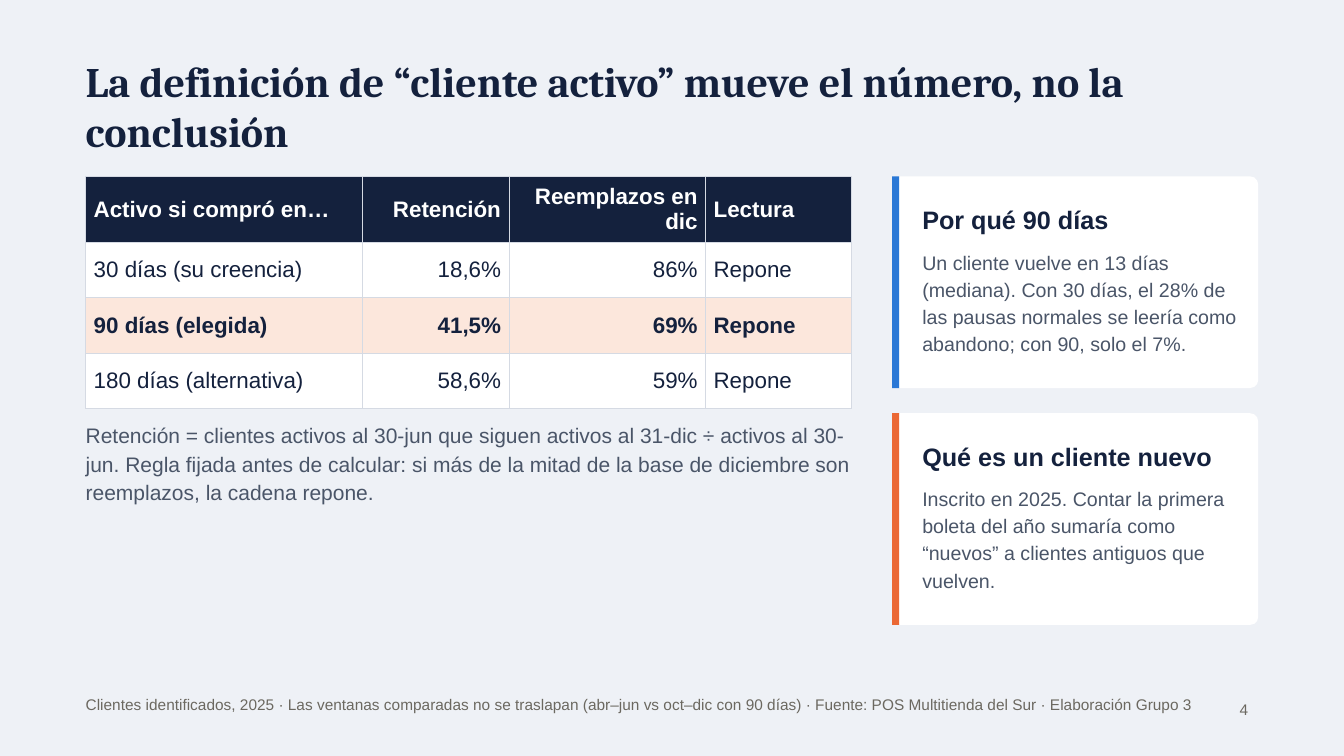
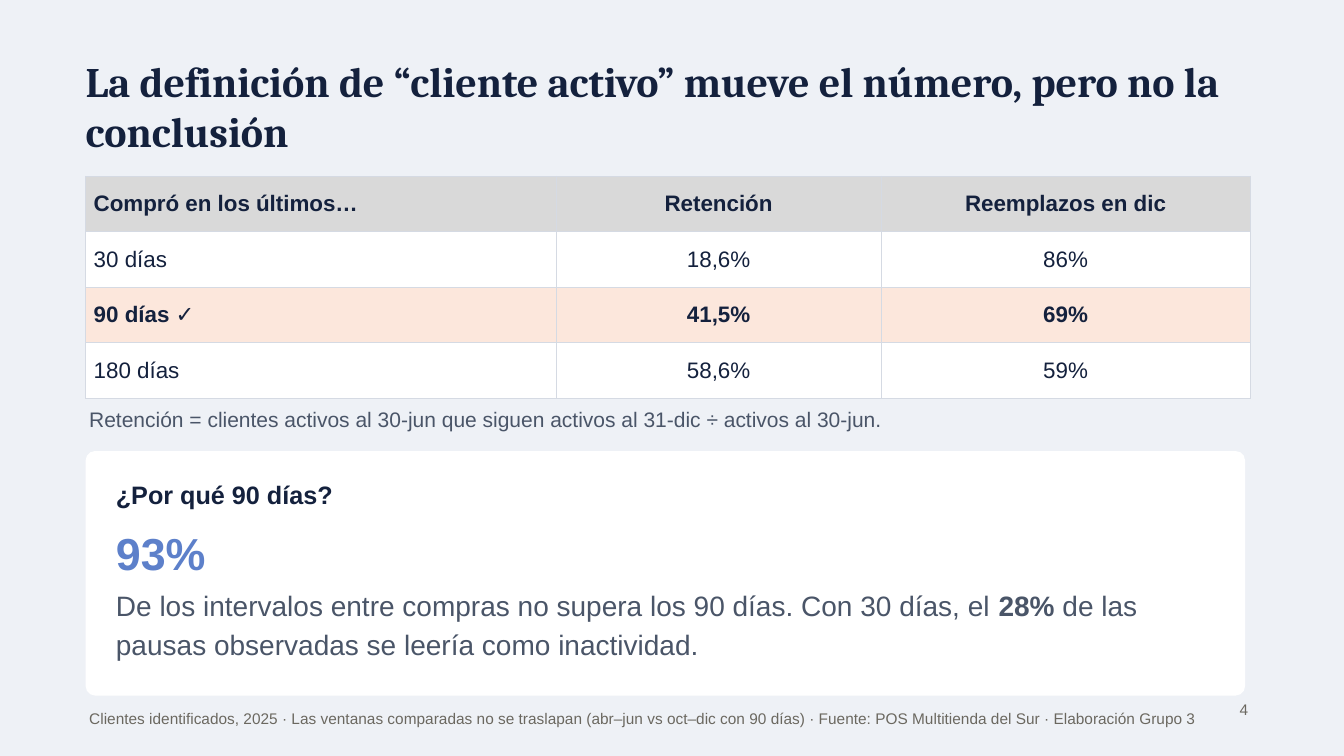
Before and after one commit to FrancoMedalla/TIN-G3-Retail, a slide deck: slide 4 of Presentacion_P1_Grupo3_Multitienda.pptx. Drawn at 1344x756 pixels with LibreOffice and Linux fonts; fonts in the diff are those of the drawing. Boxes give left, top, right and bottom in pixels: in the first picture for what was removed or moved away, otherwise in the second. Text is boxed around its words. In the diff, an @@ line names an element or a change of style, - is before the commit and + after.

```diff
--- a/Presentacion_P1_Grupo3_Multitienda.pptx
+++ b/Presentacion_P1_Grupo3_Multitienda.pptx
@@ title at [86, 67, 1219, 148]: text changed @@
-La definición de “cliente activo” mueve el número, no la conclusión
+La definición de “cliente activo” mueve el número, pero no la conclusión
@@ table at [86, 176, 1250, 398] @@
-column 1: Activo si compró en… | 30 días (su creencia) | 90 días (elegida) | 180 días (alternativa)
+column 1: Compró en los últimos… | 30 días | 90 días ✓ | 180 días
-column 4: Lectura | Repone | Repone | Repone
@@ table: place and size @@
-table at [86, 176, 852, 397]
+table at [86, 176, 1250, 398]
@@ rounded rectangle removed at [892, 176, 1258, 388] @@
@@ rectangle removed at [892, 176, 899, 388] @@
@@ text removed at [922, 255, 1236, 354] @@
-Un cliente vuelve en 13 días (mediana). Con 30 días, el 28% de las pausas normales se leería como abandono; con 90, solo el 7%.
@@ text at [89, 411, 881, 432]: text changed @@
-Retención = clientes activos al 30-jun que siguen activos al 31-dic ÷ activos al 30-jun. Regla fijada antes de calcular: si más de la mitad de la base de diciembre son reemplazos, la cadena repone.
+Retención = clientes activos al 30-jun que siguen activos al 31-dic ÷ activos al 30-jun.
@@ rounded rectangle removed at [892, 413, 1258, 625] @@
@@ rectangle removed at [892, 413, 899, 625] @@
@@ text removed at [922, 447, 1212, 471] @@
-Qué es un cliente nuevo
@@ rounded rectangle added at [86, 451, 1245, 695], fill #FFFFFF @@
@@ text at [116, 485, 333, 509]: text changed @@
-Por qué 90 días
+¿Por qué 90 días?
@@ text removed at [922, 492, 1225, 588] @@
-Inscrito en 2025. Contar la primera boleta del año sumaría como “nuevos” a clientes antiguos que vuelven.
@@ text added at [116, 538, 206, 571], 32 pt, text #5D80CA, bold @@
+93%
@@ text added at [116, 595, 1137, 660], 20 pt, text #4A5568 @@
+De los intervalos entre compras no supera los 90 días. Con 30 días, el 28% de las pausas observadas se leería como inactividad.
@@ text "Clientes identificados, 2025 · Las ...": place and size @@
-text "Clientes identificados, 2025 · Las ..." at [86, 698, 1192, 713]
+text "Clientes identificados, 2025 · Las ..." at [89, 712, 1195, 727]
@@ text "Clientes identificados, 2025 · Las ..." at [89, 712, 1195, 727]: less space between paragraphs @@
```
Also in this commit, not shown: 5 other slides changed.
